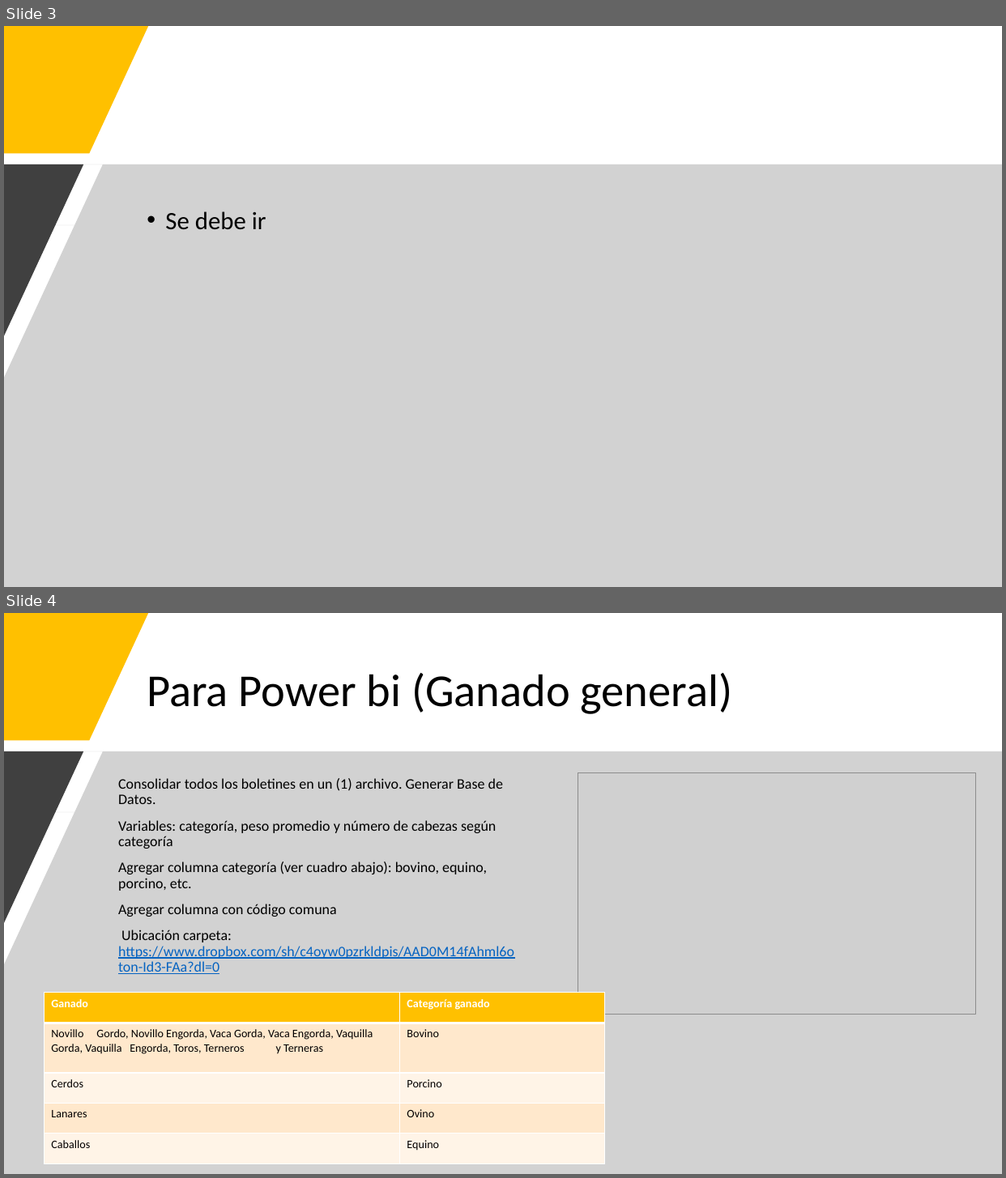
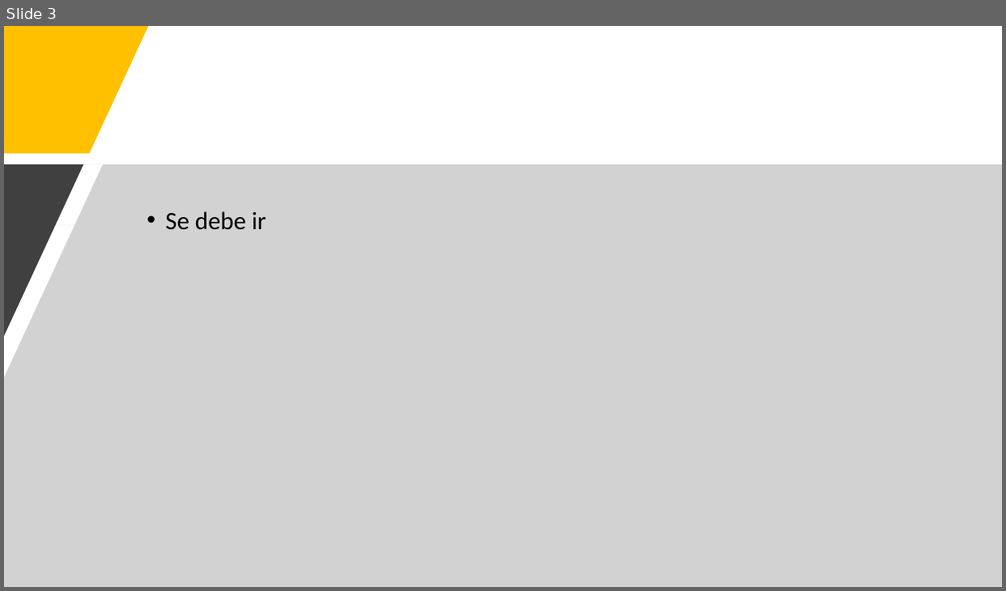
Before and after one commit to Sud-Austral/DATA-AGRO, a slide deck: Repositorio Agricultura/Chile/Estadísticas económicas/Precios anuales y frutas/Indicaciones_BD_anuales_frutas.pptx. Shown one above the other, each under a label of ours: slides 3 and 4 before the commit, slide 3 after it. The pictures are 1006x1178 and 1006x591 pixels, drawn with LibreOffice and Linux fonts; fonts in the diff are those of the drawing; grey boxes stand for pictures. Boxes give left, top, right and bottom in pixels: in the first picture for what was removed or moved away, otherwise in the second. Text is boxed around its words. In the diff, an @@ line names an element or a change of style, - is before the commit and + after.

```diff
--- a/Repositorio Agricultura/Chile/Estadísticas económicas/Precios anuales y frutas/Indicaciones_BD_anuales_frutas.pptx
+++ b/Repositorio Agricultura/Chile/Estadísticas económicas/Precios anuales y frutas/Indicaciones_BD_anuales_frutas.pptx
@@ slide 4 removed at bbox=[4, 613, 1002, 1174], background #FFFFFF @@
@@ freeform shape removed at bbox=[4, 613, 148, 740] @@
@@ title removed at bbox=[147, 673, 733, 714] @@
-Para Power bi (Ganado general)
@@ freeform shape removed at bbox=[4, 752, 1002, 1174] @@
@@ freeform shape removed at bbox=[4, 752, 83, 923] @@
@@ text removed at bbox=[118, 778, 514, 974] @@
-Consolidar todos los boletines en un (1) archivo. Generar Base de Datos.
-Variables: categoría, peso promedio y número de cabezas según categoría
-Agregar columna categoría (ver cuadro abajo): bovino, equino, porcino, etc.
-Agregar columna con código comuna
-Ubicación carpeta: https://www.dropbox.com/sh/c4oyw0pzrkldpis/AAD0M14fAhml6oton-Id3-FAa?dl=0
@@ picture removed at bbox=[578, 773, 976, 1015] @@
@@ table removed at bbox=[44, 994, 604, 1163], 5 rows, 2 columns @@
-Ganado | Categoría ganado
-Novillo Gordo, Novillo Engorda, Vaca Gorda, Vaca Engorda, Vaquilla Gorda, Vaquilla Engorda, Toros, Terneros y Terneras | Bovino
-Cerdos | Porcino
-Lanares | Ovino
-Caballos | Equino
```
Also in this commit, not shown: 5 other slides removed, 6 other files.
